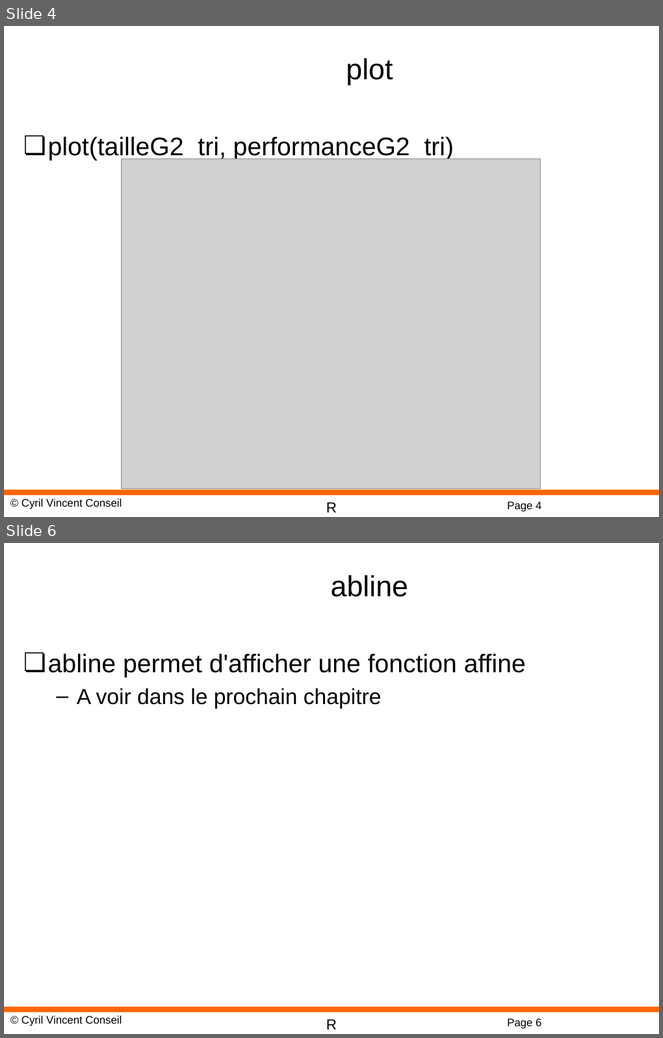
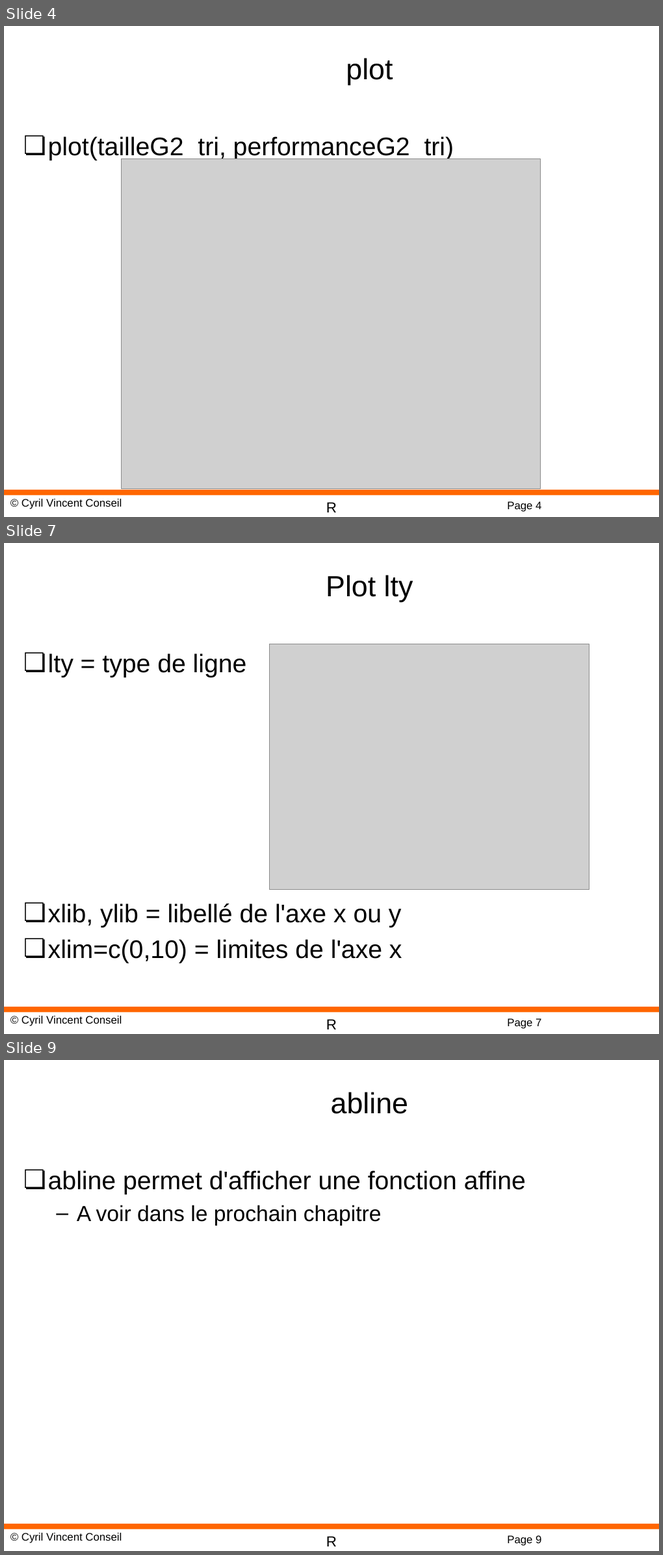
Before and after one commit to cyrilvincent/R, a slide deck: ppt/R-07-Graphic.pptx. Shown one above the other, each under a label of ours: slides 4 and 6 before the commit, slides 4, 7 and 9 after it; the slides between them are not shown. The pictures are 663x1038 and 663x1555 pixels, drawn with LibreOffice and Linux fonts; fonts in the diff are those of the drawing; grey boxes stand for pictures; background and template pictures are left out. Boxes give left, top, right and bottom in pixels: in the first picture for what was removed or moved away, otherwise in the second. Text is boxed around its words. In the diff, an @@ line names an element or a change of style, - is before the commit and + after.

```diff
--- a/ppt/R-07-Graphic.pptx
+++ b/ppt/R-07-Graphic.pptx
@@ slide 7 added at box(4, 543, 659, 1034), background #FFFFFF; not listed: 4 template elements that a slide beside it also shows @@
@@ title added at box(326, 575, 414, 602), 32 pt, text #000000 @@
+Plot lty
@@ text added at box(48, 653, 402, 964), 28 pt, text #000000 @@
+❏ lty = type de ligne
+❏ xlib, ylib = libellé de l'axe x ou y
+❏ xlim=c(0,10) = limites de l'axe x
@@ picture added at box(270, 644, 590, 890) @@
@@ what was slide 6 is now slide 9 @@
@@ page number at box(507, 1536, 542, 1546): text changed @@
-Page 6
+Page 9
```
Also in this commit, not shown: 1 slide changed, 4 other slides added, 4 slides removed, 3 other files.
